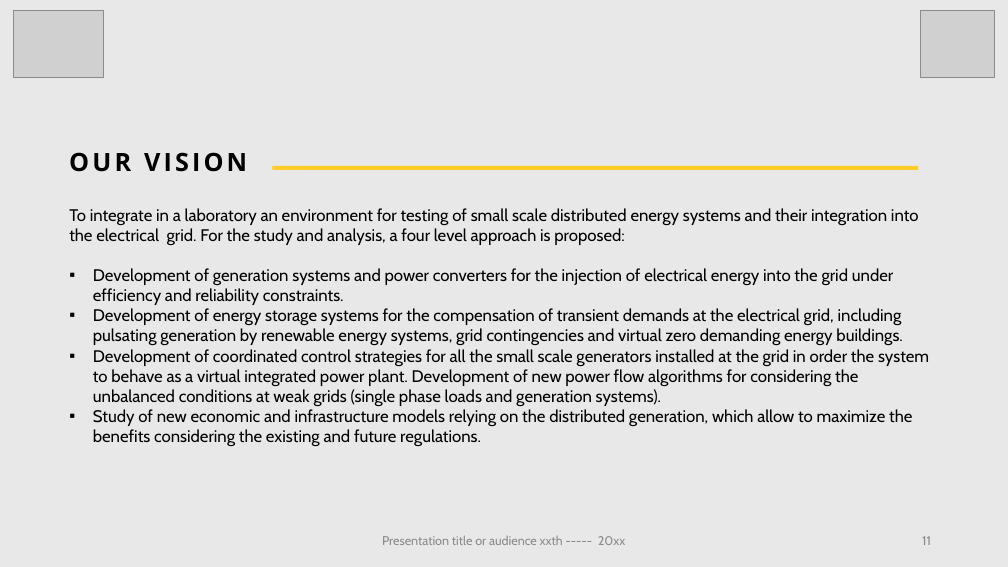
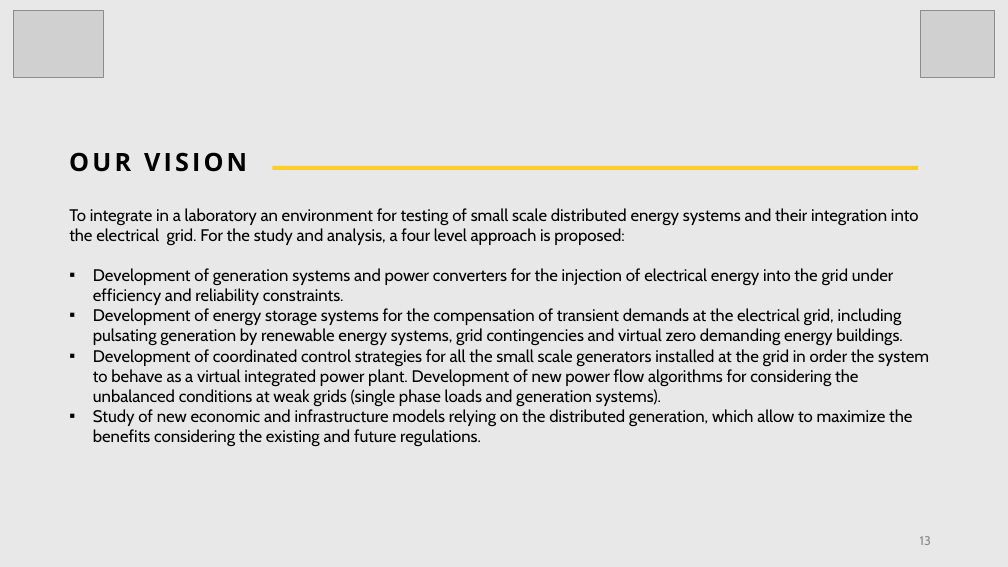
Before and after one commit to brmurray/apagon_april28, a slide deck: slide 13 of reports/Apragon_April28.pptx (slide 11 before the commit). Drawn at 1008x567 pixels with LibreOffice and Linux fonts; fonts in the diff are those of the drawing; grey boxes stand for pictures. Boxes give left, top, right and bottom in pixels: in the first picture for what was removed or moved away, otherwise in the second. Text is boxed around its words. In the diff, an @@ line names an element or a change of style, - is before the commit and + after.

```diff
--- a/reports/Apragon_April28.pptx
+++ b/reports/Apragon_April28.pptx
@@ text removed at [382,536,626,545] @@
-Presentation title or audience xxth ----- 20xx
@@ page number at [920,536,931,545]: text changed @@
-11
+13
```
Also in this commit, not shown: 12 other slides changed, 2 slides added, 12 other files.
